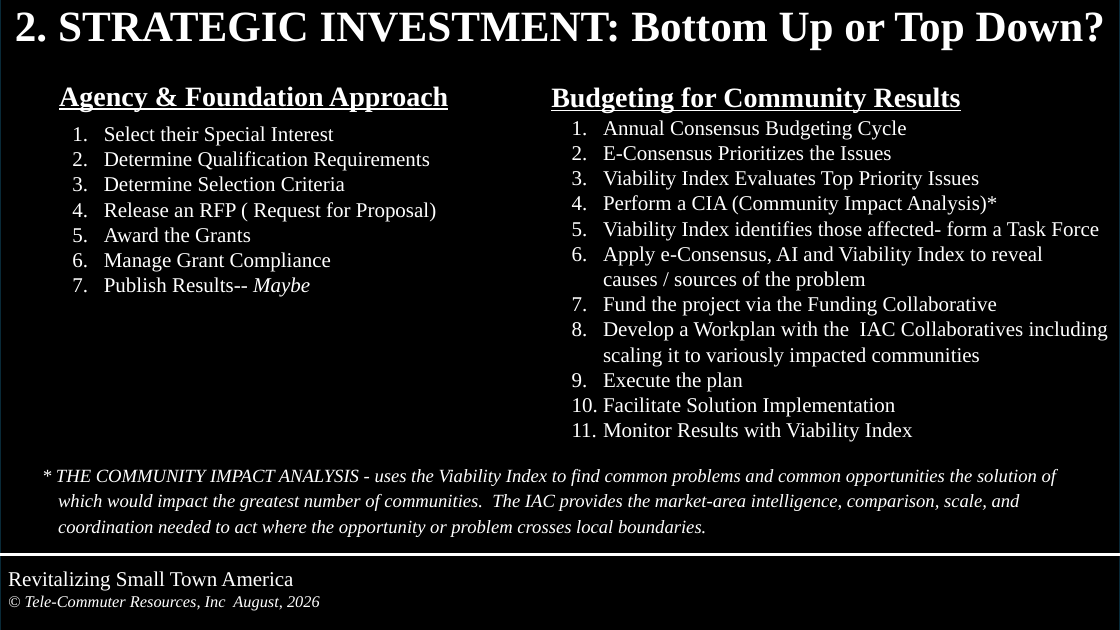
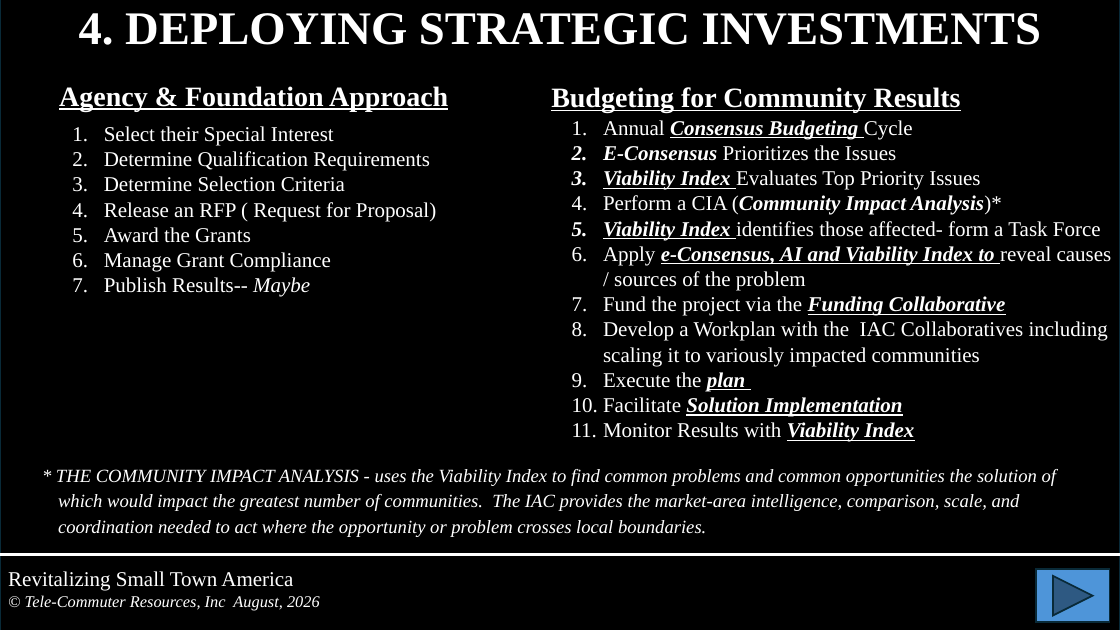
Before and after one commit to tcr-iac/iac-community-portal, a slide deck: slide 9 of files/Tools-Intro-for-Tom.pptx (slide 12 before the commit). Drawn at 1120x630 pixels with LibreOffice and Linux fonts; fonts in the diff are those of the drawing. Boxes give left, top, right and bottom in pixels: in the first picture for what was removed or moved away, otherwise in the second. Text is boxed around its words. In the diff, an @@ line names an element or a change of style, - is before the commit and + after.

```diff
--- a/files/Tools-Intro-for-Tom.pptx
+++ b/files/Tools-Intro-for-Tom.pptx
@@ subtitle at box(79, 13, 1041, 45): text changed; size 37 to 40 pt @@
-2. STRATEGIC INVESTMENT: Bottom Up or Top Down?
+4. DEPLOYING STRATEGIC INVESTMENTS
@@ text at box(603, 120, 1112, 442): bold on, italic on in "Consensus Budgeting", "E-Consensus", "Viability Index", "(Community Impact Analysis)*" and 6 more places; underline on in "Consensus Budgeting", "Viability Index", "Viability Index", "e-Consensus, AI and Viability Index to" and 4 more places @@
@@ action button forward next added at box(1036, 570, 1110, 623), fill #4E95D9, outline #092A39 1.5 pt @@
```
Also in this commit, not shown: 13 other slides changed, 31 slides added, 2 slides removed, 1 other file.
